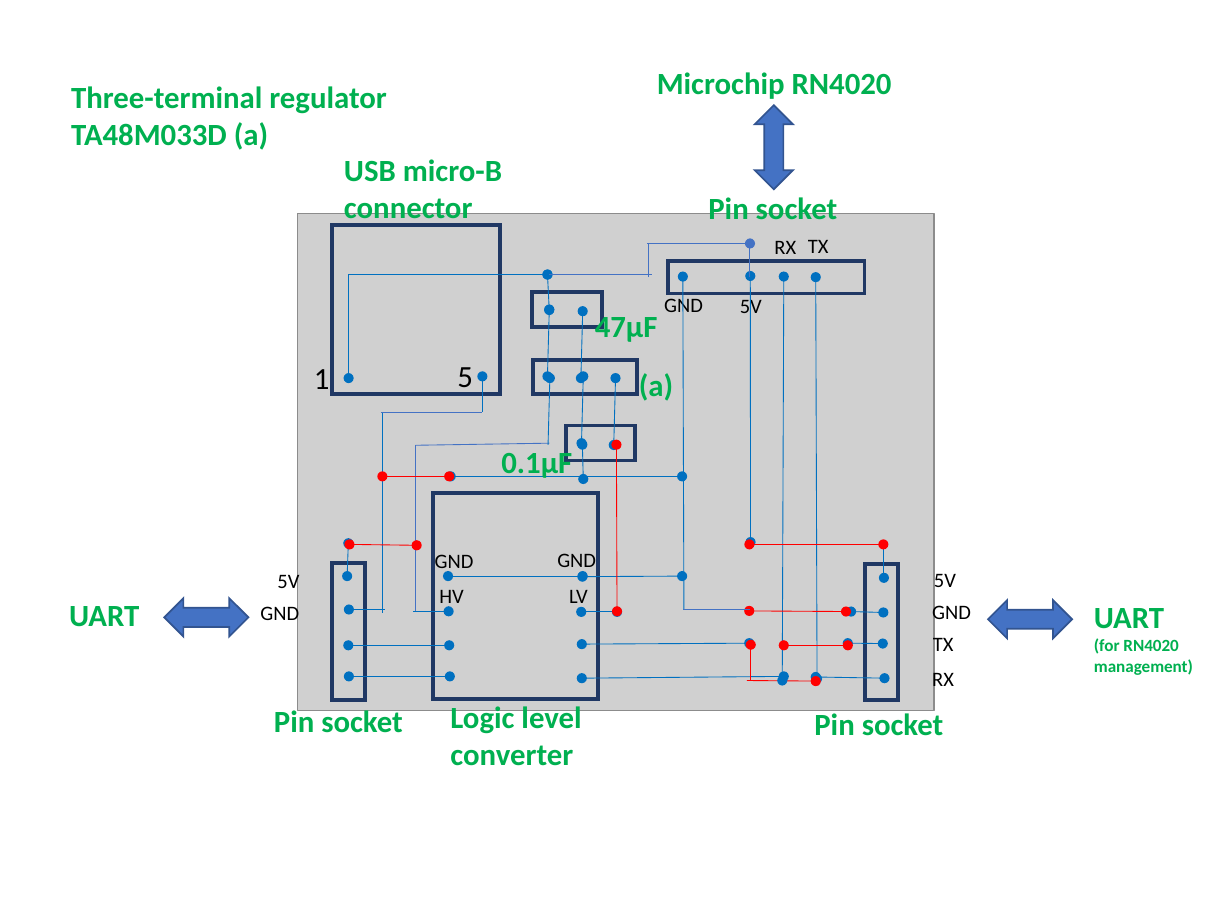
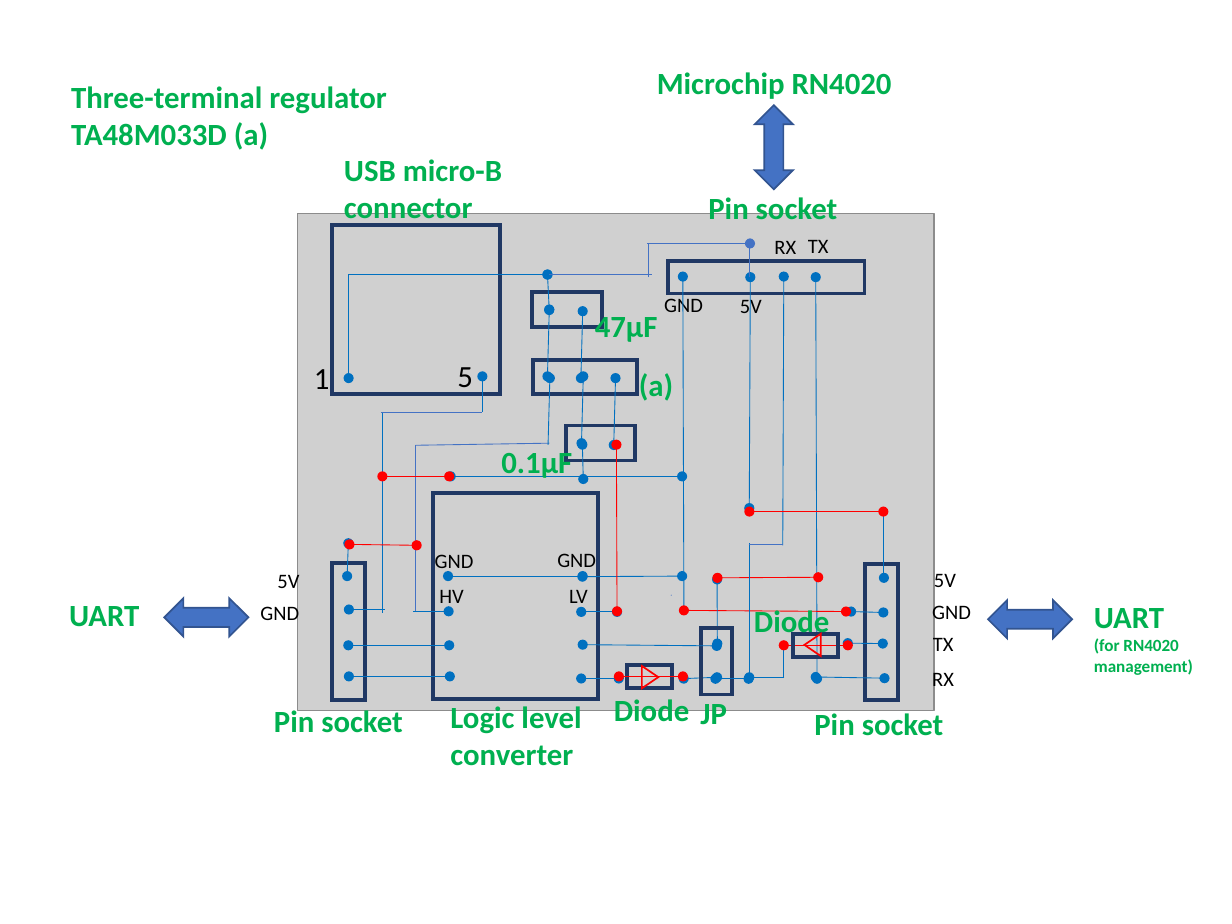
Before and after one commit to araobp/bicycle, a slide deck: slide 1 of doc/ble.pptx. Drawn at 1232x924 pixels with LibreOffice and Linux fonts; fonts in the diff are those of the drawing; grey boxes stand for pictures. Boxes give left, top, right and bottom in pixels: in the first picture for what was removed or moved away, otherwise in the second. Text is boxed around its words. In the diff, an @@ line names an element or a change of style, - is before the commit and + after.

```diff
--- a/doc/ble.pptx
+++ b/doc/ble.pptx
@@ double arrow moved from (750, 542) - (750, 276) to (749, 508) - (750, 277) @@
@@ double arrow moved from (782, 680) - (784, 277) to (782, 546) - (784, 277) @@
@@ double arrow (782, 546) - (784, 277): double arrow to arrow @@
@@ double arrow moved from (749, 545) - (883, 545) to (749, 511) - (883, 511) @@
@@ arrow moved from (883, 543) - (883, 578) to (883, 515) - (883, 578) @@
@@ line moved from (684, 610) - (750, 610) to (749, 545) - (782, 545) @@
@@ arrow added from (749, 543) to (749, 678), #0070C0 0.5 pt @@
@@ double arrow added from (717, 643) to (717, 579), #0070C0 0.5 pt @@
@@ double arrow added from (717, 578) to (818, 578), #FF0000 0.5 pt @@
@@ double arrow moved from (749, 611) - (846, 611) to (684, 610) - (846, 611) @@
@@ rectangle added at (x1=702, y1=628, x2=732, y2=694), outline #203864 2.25 pt @@
@@ text added at (x1=754, y1=606, x2=829, y2=640), 18 pt, text #00B050, bold @@
+Diode
@@ double arrow moved from (582, 644) - (749, 643) to (583, 644) - (717, 646) @@
@@ arrow moved from (750, 644) - (750, 681) to (784, 678) - (784, 642) @@
@@ arrow (784, 678) - (784, 642): arrow to line; stroke #FF0000 0.5 pt to #0070C0 0.5 pt @@
@@ rectangle added at (x1=793, y1=634, x2=838, y2=658), outline #203864 2.25 pt @@
@@ triangle added at (x1=804, y1=634, x2=820, y2=656), outline #FF0000 1 pt @@
@@ double arrow added from (582, 679) to (618, 679), #0070C0 0.5 pt @@
@@ arrow moved from (747, 680) - (816, 681) to (618, 676) - (683, 676) @@
@@ arrow (618, 676) - (683, 676): arrow to double arrow @@
@@ rectangle added at (x1=627, y1=665, x2=671, y2=689), outline #203864 2.25 pt @@
@@ triangle added at (x1=642, y1=666, x2=659, y2=688), outline #FF0000 1 pt @@
@@ double arrow moved from (582, 678) - (784, 676) to (684, 679) - (717, 678) @@
@@ double arrow added from (716, 679) to (749, 679), #0070C0 0.5 pt @@
@@ line added from (785, 678) to (749, 678), #0070C0 0.5 pt @@
@@ text added at (x1=614, y1=699, x2=689, y2=730), 18 pt, text #00B050, bold @@
+Diode
@@ text added at (x1=700, y1=704, x2=727, y2=732), 18 pt, text #00B050, bold @@
+JP
```
Also in this commit, not shown: 1 other file.
